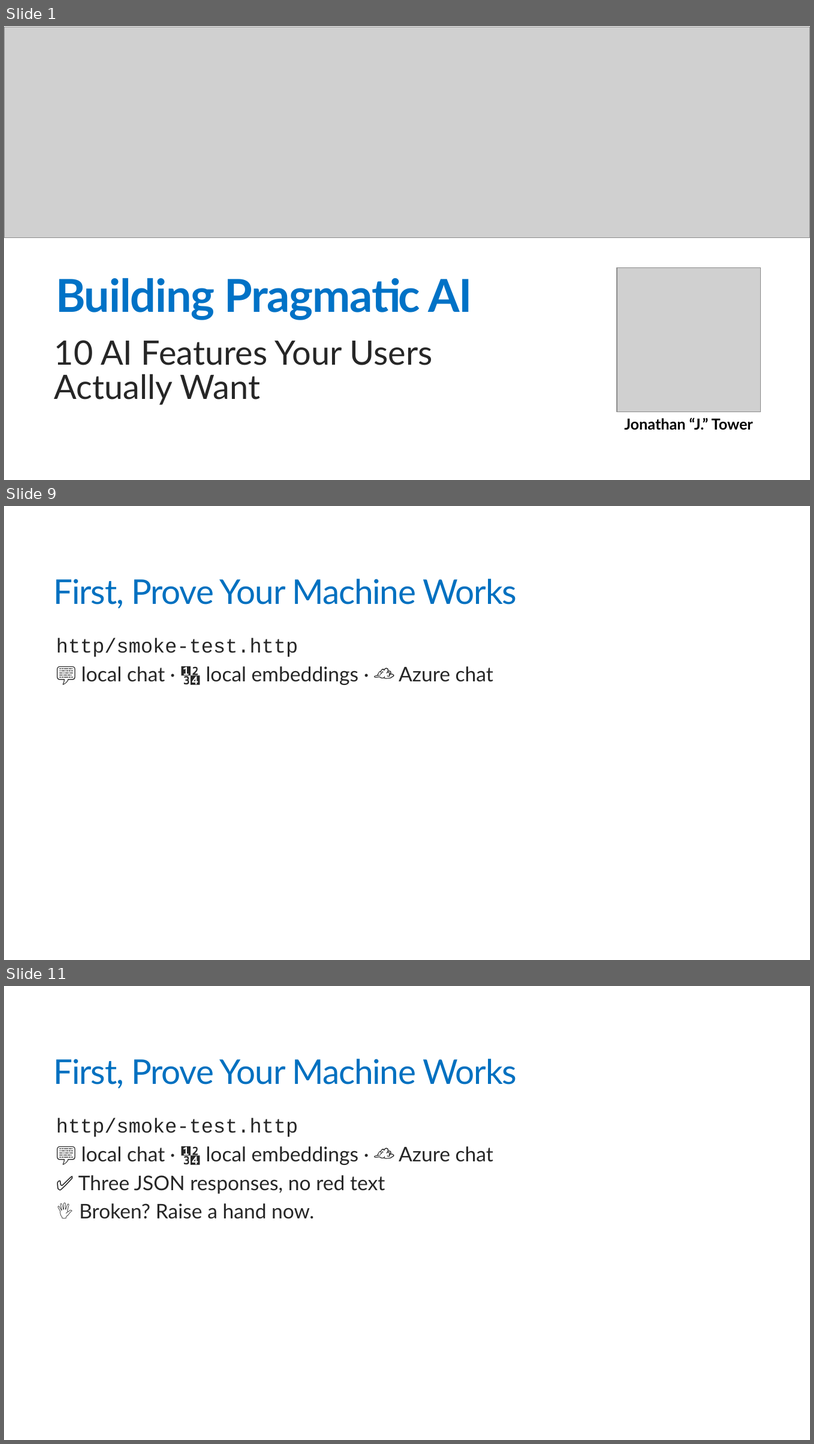
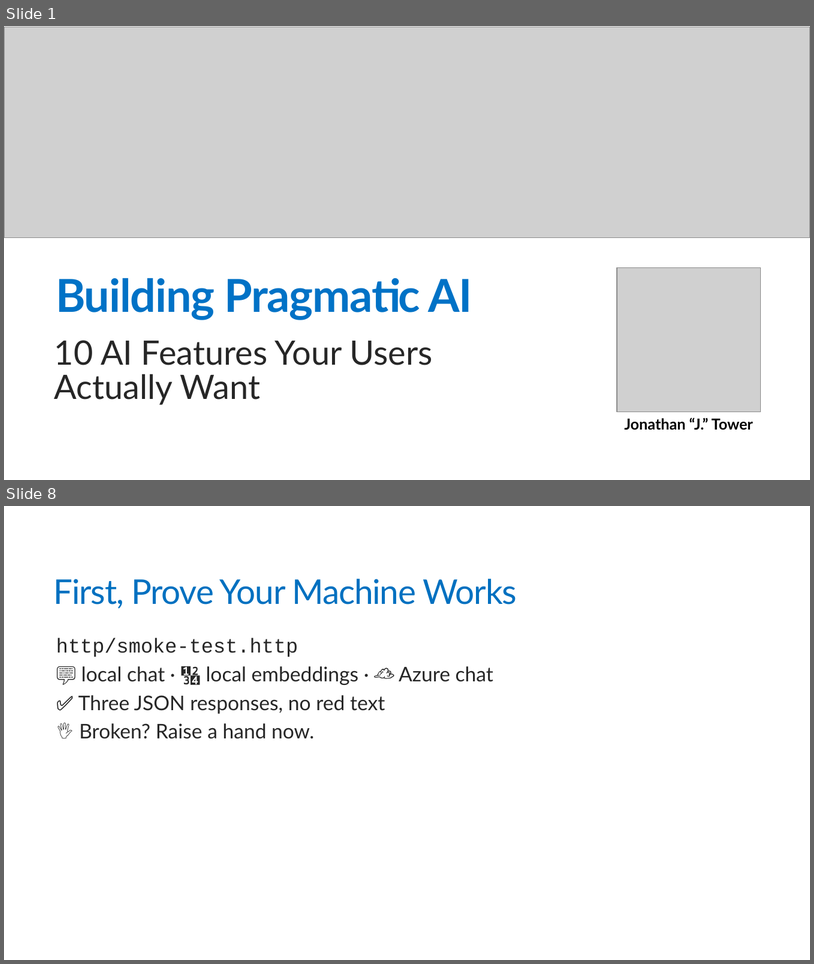
Before and after one commit to trailheadtechnology/10-ai-features-workshop, a slide deck: docs/slides/pptx/M0-opening.pptx. Shown one above the other, each under a label of ours: slides 1, 9 and 11 before the commit, slides 1 and 8 after it; the slides between them are not shown. The pictures are 814x1444 and 814x964 pixels, drawn with LibreOffice and Linux fonts; fonts in the diff are those of the drawing; grey boxes stand for pictures. Boxes give left, top, right and bottom in pixels: in the first picture for what was removed or moved away, otherwise in the second. Text is boxed around its words. In the diff, an @@ line names an element or a change of style, - is before the commit and + after.

```diff
--- a/docs/slides/pptx/M0-opening.pptx
+++ b/docs/slides/pptx/M0-opening.pptx
@@ slide 9 removed at box(4, 506, 810, 960), background #FFFFFF @@
@@ title removed at box(54, 579, 517, 609) @@
-First, Prove Your Machine Works
@@ text removed at box(56, 637, 494, 685) @@
-  http/smoke-test.http
-  💬 local chat · 🔢 local embeddings · ☁️ Azure chat
@@ what was slide 11 is now slide 8 @@
```
Also in this commit, not shown: 12 slides changed, 2 slides added, 8 other slides removed, 59 other files.
